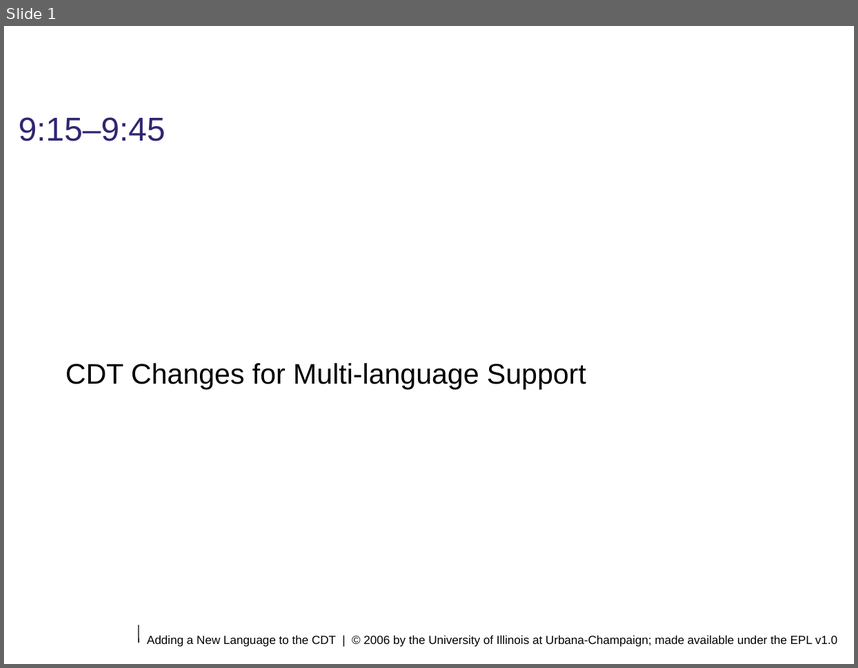
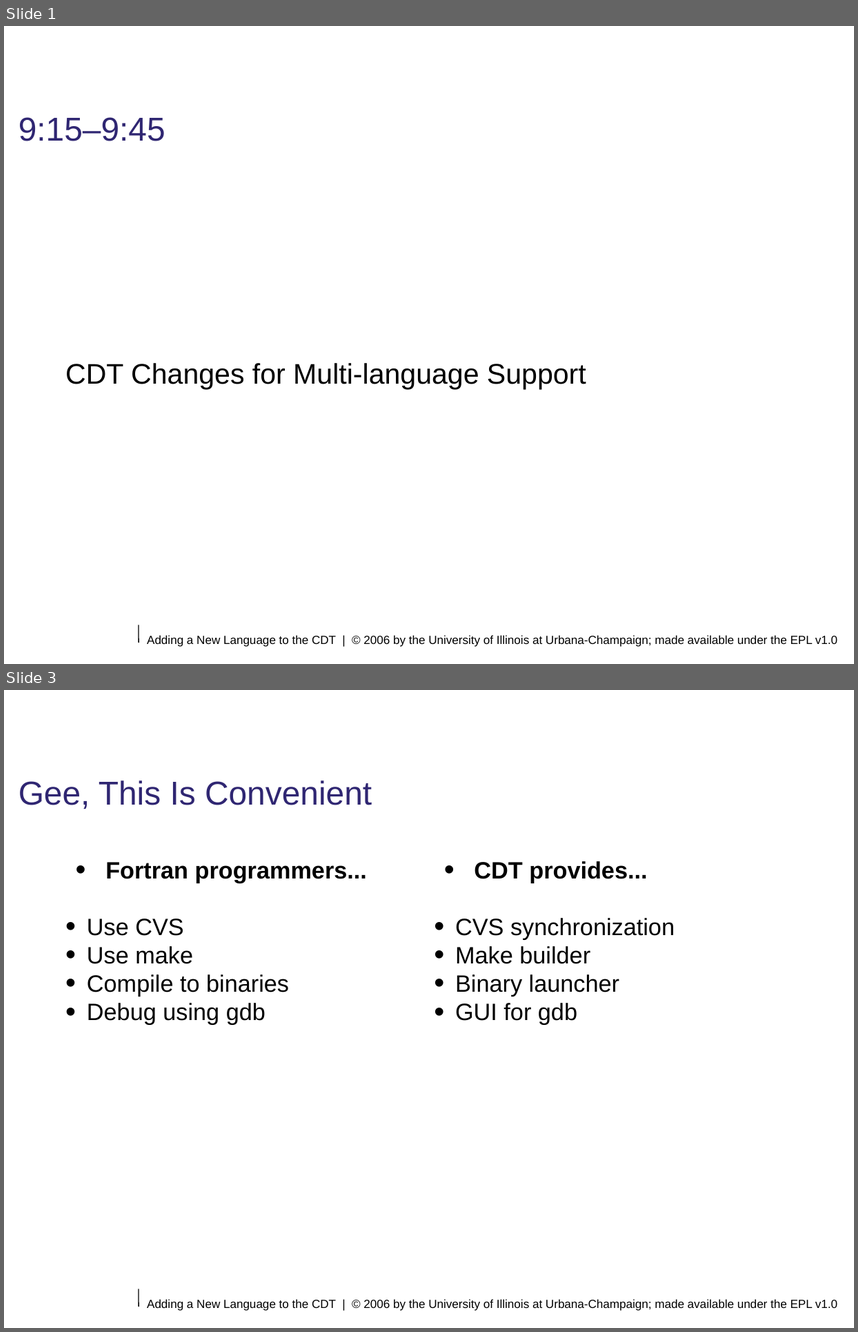
Before and after one commit to eclipse-ptp/ptp.photran, a slide deck: org.eclipse.photran-dev-docs/eclipsecon-2006/cdt-changes-for-multilanguage-support.odp. Shown one above the other, each under a label of ours: slide 1 before the commit, slides 1 and 3 after it; the slides between them are not shown. The pictures are 858x668 and 858x1332 pixels, drawn with LibreOffice and Linux fonts; fonts in the diff are those of the drawing; background and template pictures are left out. Boxes give left, top, right and bottom in pixels: in the first picture for what was removed or moved away, otherwise in the second. Text is boxed around its words. In the diff, an @@ line names an element or a change of style, - is before the commit and + after.

```diff
--- a/org.eclipse.photran-dev-docs/eclipsecon-2006/cdt-changes-for-multilanguage-support.odp
+++ b/org.eclipse.photran-dev-docs/eclipsecon-2006/cdt-changes-for-multilanguage-support.odp
@@ slide 3 added at (x1=4, y1=690, x2=854, y2=1328), background #FFFFFF; not listed: 2 template elements that a slide beside it also shows @@
@@ title added at (x1=18, y1=780, x2=372, y2=809), 28 pt, text #2F2672 @@
+Gee, This Is Convenient
@@ text added at (x1=87, y1=862, x2=367, y2=1025), 20 pt, text #000000 @@
+• Fortran programmers...
+• Use CVS
+• Use make
+• Compile to binaries
+• Debug using gdb
@@ text added at (x1=455, y1=861, x2=675, y2=1025), 20 pt, text #000000 @@
+• CDT provides...
+• CVS synchronization
+• Make builder
+• Binary launcher
+• GUI for gdb
```
Also in this commit, not shown: 20 other slides added.
